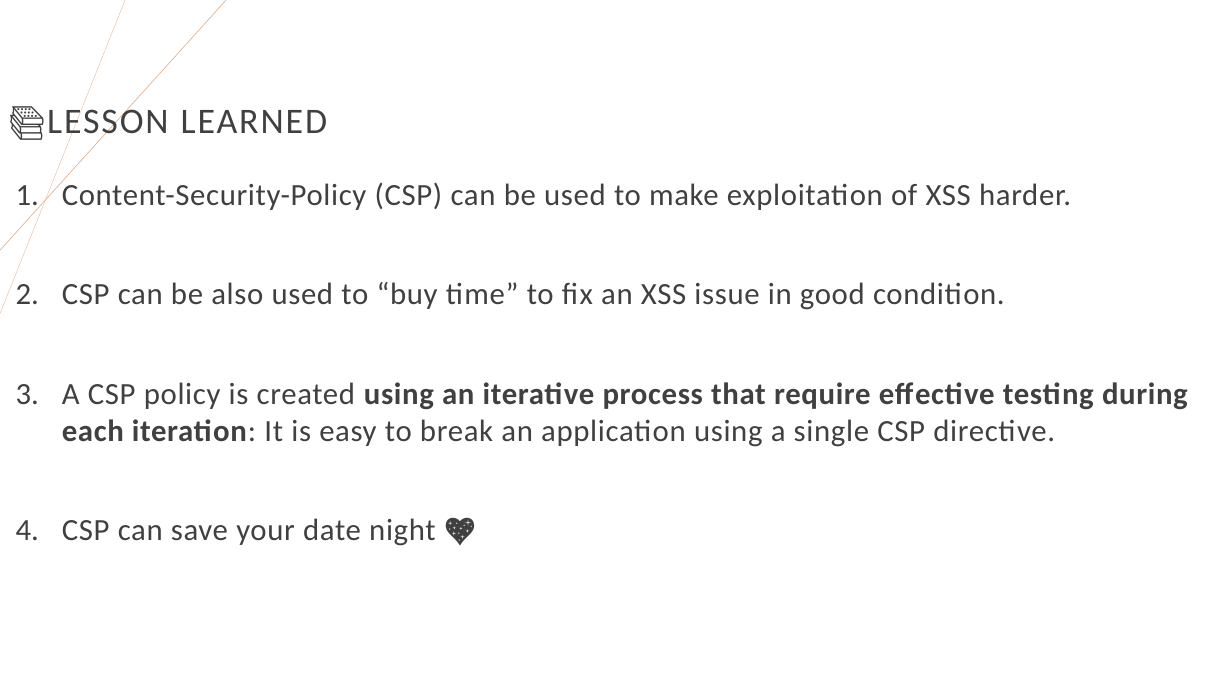
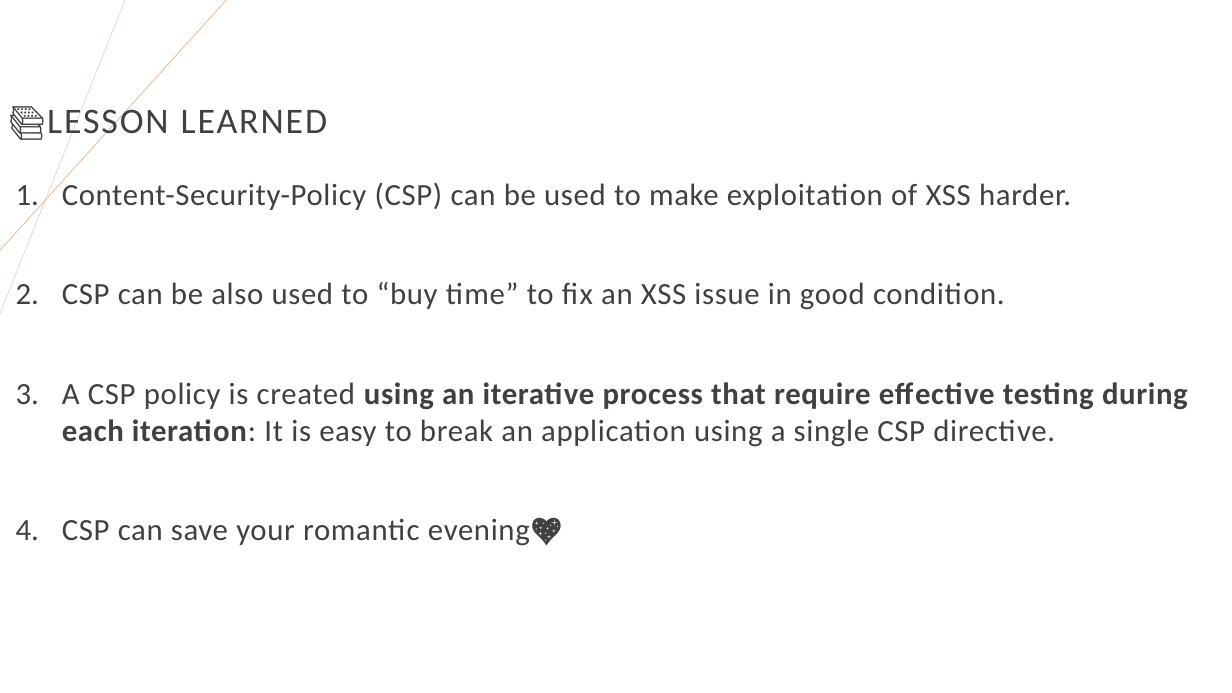
Before and after one commit to righettod/voxxeddays-lux-2024, a slide deck: slide 48 of presentation.pptx (slide 47 before the commit). Drawn at 1232x693 pixels with LibreOffice and Linux fonts; fonts in the diff are those of the drawing. Boxes give left, top, right and bottom in pixels: in the first picture for what was removed or moved away, otherwise in the second. Text is boxed around its words. In the diff, an @@ line names an element or a change of style, - is before the commit and + after.

```diff
--- a/presentation.pptx
+++ b/presentation.pptx
@@ text at (x1=62, y1=518, x2=562, y2=546): text changed @@
-4. CSP can save your date night 💖
+4. CSP can save your romantic evening💖
```
Also in this commit, not shown: 12 other slides changed, 1 slide added.
